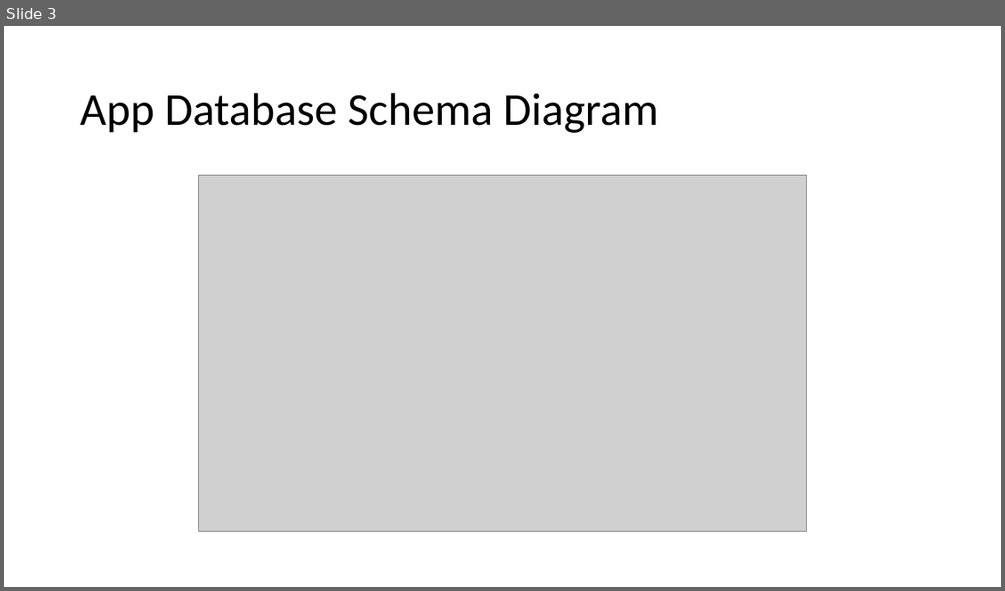
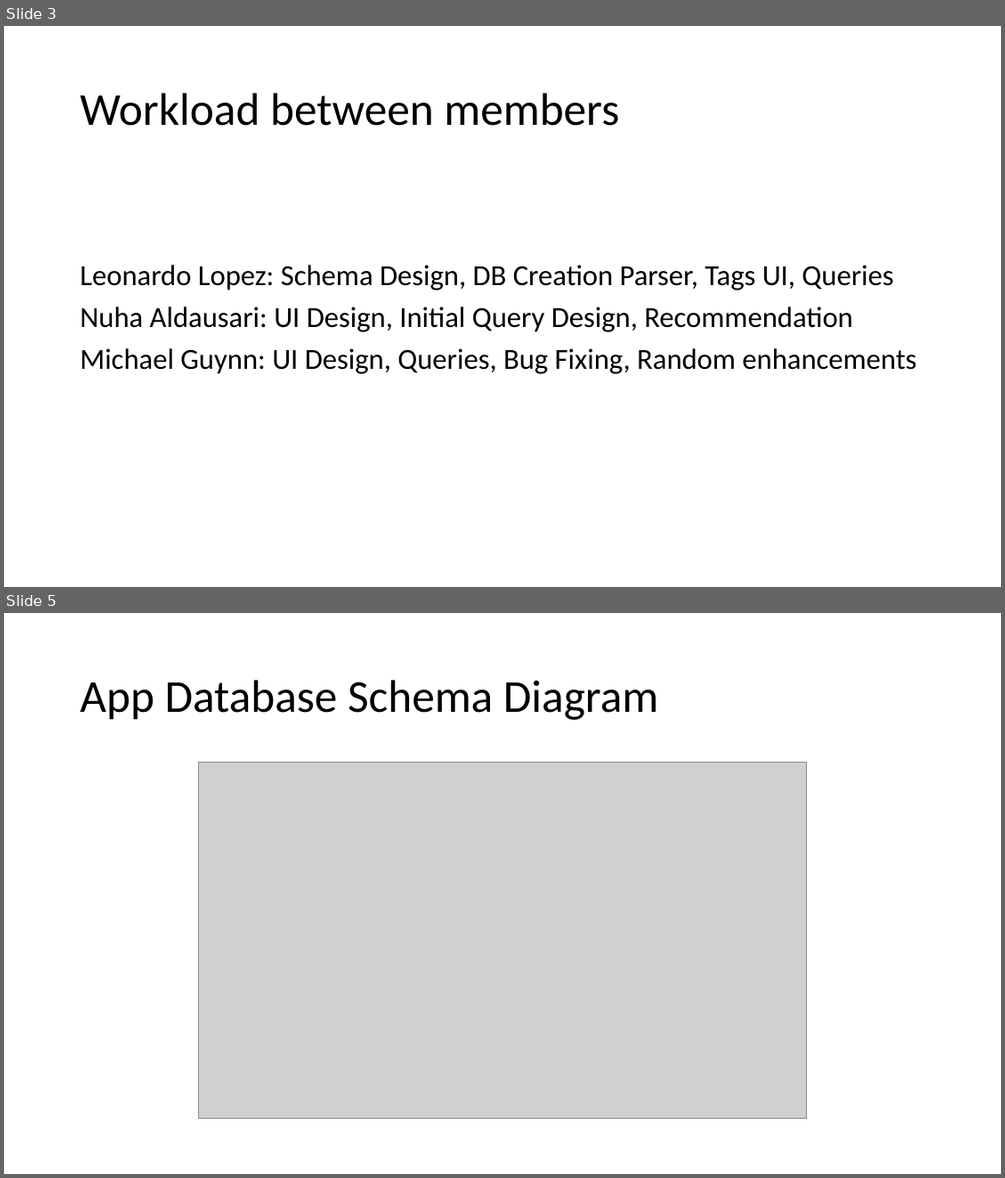
Before and after one commit to itsshortforleo/MovieRecommenderSystem, a slide deck: Powerpoint/CSC204 Reel Review Powerpoint Presentation.pptx. Shown one above the other, each under a label of ours: slide 3 before the commit, slides 3 and 5 after it; the slides between them are not shown. The pictures are 1005x591 and 1005x1178 pixels, drawn with LibreOffice and Linux fonts; fonts in the diff are those of the drawing; grey boxes stand for pictures. Boxes give left, top, right and bottom in pixels: in the first picture for what was removed or moved away, otherwise in the second. Text is boxed around its words. In the diff, an @@ line names an element or a change of style, - is before the commit and + after.

Commit message:
added text files and updated powerpoint

```diff
--- a/Powerpoint/CSC204 Reel Review Powerpoint Presentation.pptx
+++ b/Powerpoint/CSC204 Reel Review Powerpoint Presentation.pptx
@@ slide 3 added at bbox=[4, 26, 1001, 587], background #FFFFFF @@
@@ title added at bbox=[80, 93, 619, 126], 44 pt, text #000000 @@
+Workload between members
@@ text added at bbox=[80, 265, 916, 374], 28 pt, text #000000 @@
+Leonardo Lopez: Schema Design, DB Creation Parser, Tags UI, Queries
+Nuha Aldausari: UI Design, Initial Query Design, Recommendation
+Michael Guynn: UI Design, Queries, Bug Fixing, Random enhancements
@@ what was slide 3 is now slide 5 @@
```
Also in this commit, not shown: 4 slides changed, 2 other slides added, 2 other files.
